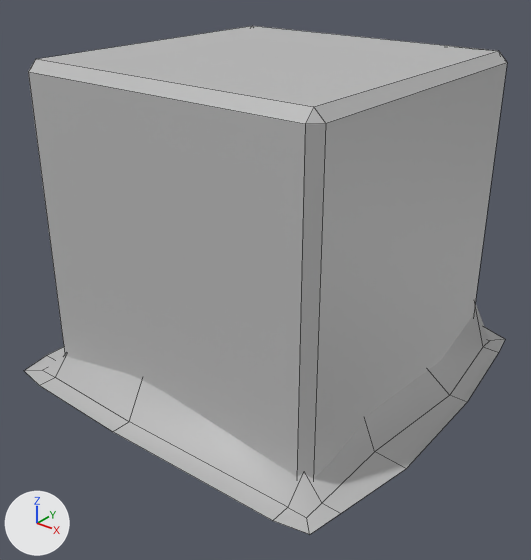
One commit to the FBX model Assets/Models/CubeClean.fbx: the scene before it, then after it.
Camera for both pictures: a camera (50 mm lens) standing at (0.01338, -0.01714, 0.01338) and looking at (0.00028, -0.00077, 0.00323). Lighting does not change. The marker at lower left points along +X, +Y and +Z. Mesh edges are drawn as thin lines. Where no turn or scale is listed for an object, it has been applied to the vertices.

Objects in the first picture: 'CubeClean'.
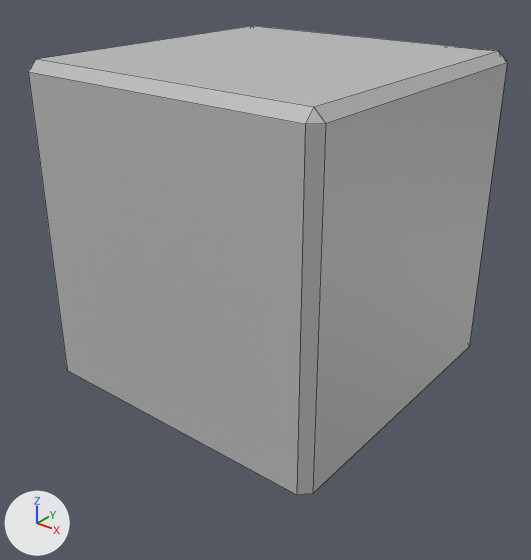
Boxes [x1, y1, x2, y2] around the edits, measured in the pictures (531 x 560 px):
```json
{"object": "CubeClean", "change": "reshaped", "before": [24, 26, 507, 534], "after": [28, 26, 507, 495], "on screen": "8% shorter"}
{"part": 1, "of": "me_mesh", "change": "deleted", "before": [24, 303, 505, 534]}
```

Scene script edits in JSON lines:
```json
{"block": "me_mesh", "where": "me_mesh.from_pydata(...)  # 63 vertices, 48 faces; spans x -0.00638..0.00647, y -0.00629..0.00656, z -0.00001..0.00999"}
{"block": "me_mesh", "where": "# used by ob_cubeclean; location = (0.0, 0.0, 0.0)"}
{"block": "me_mesh", "change": "me_mesh part 1: the loose piece of 43 vertices spanning x -0.00638..0.00647, y -0.00629..0.00656, z 0.0..0.00184 is deleted"}
```
